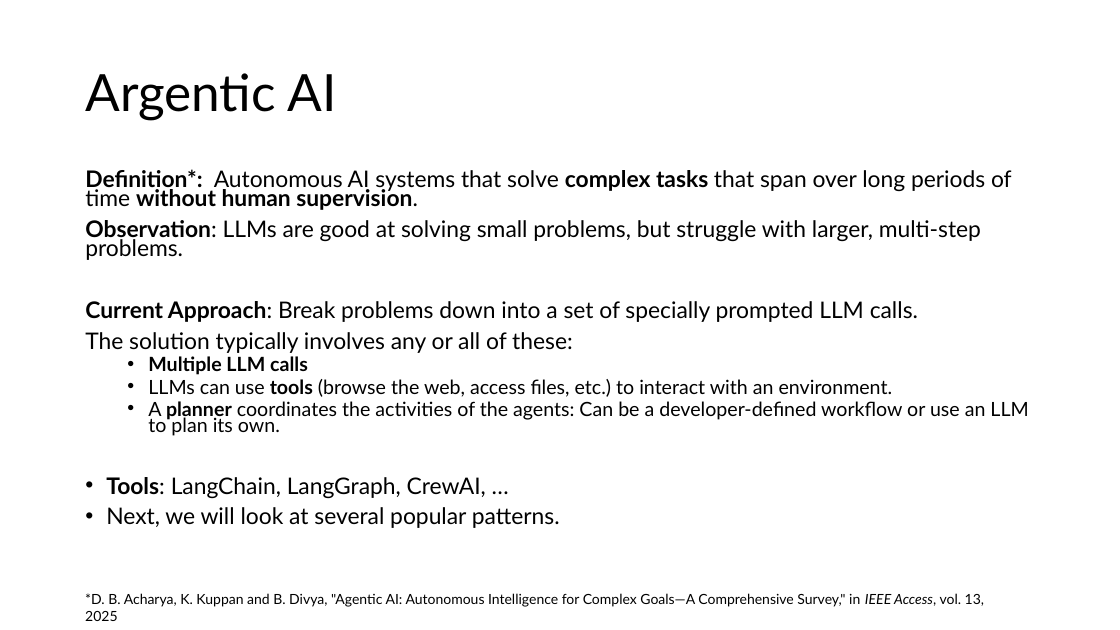
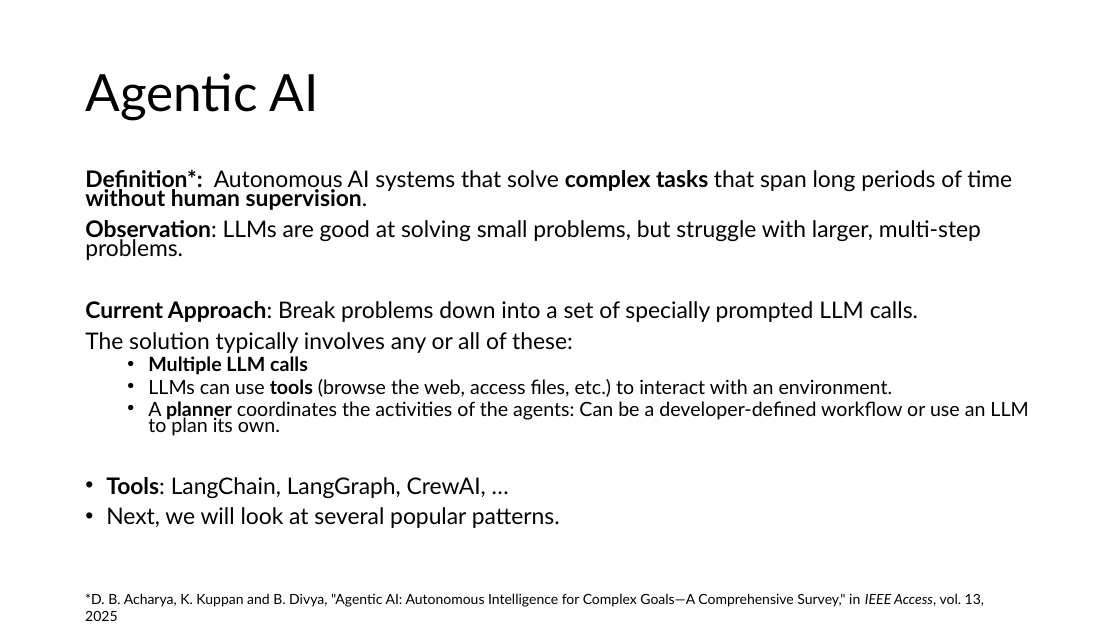
Before and after one commit to mhahsler/Introduction_to_Artificial_Intelligence, a slide deck: slide 18 of slides/discussion/07_LLM_discussion.pptx. Drawn at 1120x630 pixels with LibreOffice and Linux fonts; fonts in the diff are those of the drawing. Boxes give left, top, right and bottom in pixels: in the first picture for what was removed or moved away, otherwise in the second. Text is boxed around its words. In the diff, an @@ line names an element or a change of style, - is before the commit and + after.

```diff
--- a/slides/discussion/07_LLM_discussion.pptx
+++ b/slides/discussion/07_LLM_discussion.pptx
@@ title at [85, 73, 318, 120]: text changed @@
-Argentic AI
+Agentic AI
@@ text at [85, 169, 1012, 210]: text changed @@
-Definition*: Autonomous AI systems that solve complex tasks that span over long periods of time without human supervision.
+Definition*: Autonomous AI systems that solve complex tasks that span long periods of time without human supervision.
```
Also in this commit, not shown: 3 other slides changed, 1 slide added, 1 slide removed, 7 other files.
